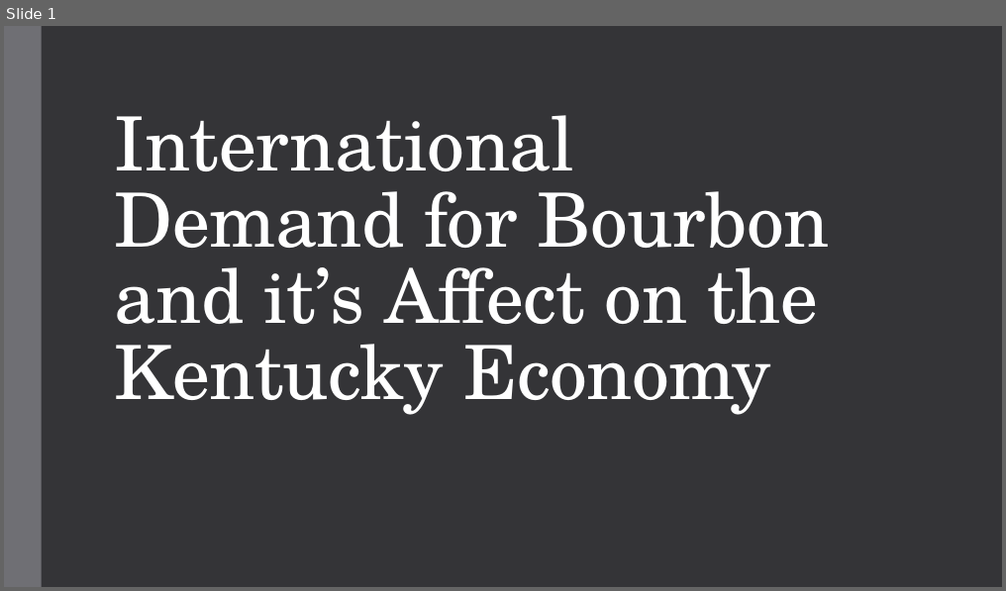
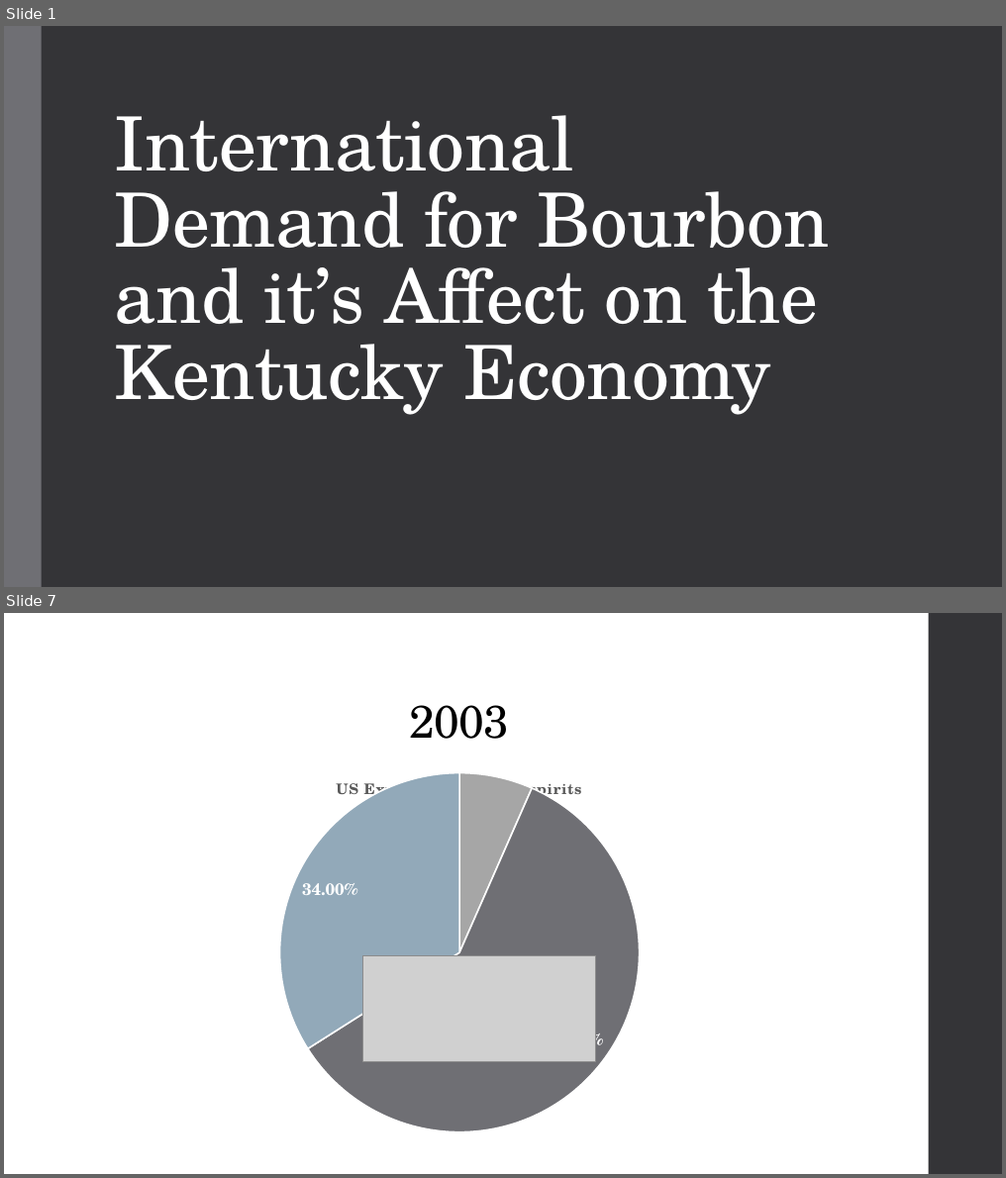
Before and after one commit to jblackett/ECON431ResearchPaper, a slide deck: Bourbon_Presentation.pptx. Shown one above the other, each under a label of ours: slide 1 before the commit, slides 1 and 7 after it; the slides between them are not shown. The pictures are 1006x591 and 1006x1178 pixels, drawn with LibreOffice and Linux fonts; fonts in the diff are those of the drawing; grey boxes stand for pictures. Boxes give left, top, right and bottom in pixels: in the first picture for what was removed or moved away, otherwise in the second. Text is boxed around its words. In the diff, an @@ line names an element or a change of style, - is before the commit and + after.

```diff
--- a/Bourbon_Presentation.pptx
+++ b/Bourbon_Presentation.pptx
@@ slide 7 added at (4,613,1002,1174), background #FFFFFF @@
@@ rectangle added at (929,613,1002,1174), fill #353537 @@
@@ title added at (409,705,509,739), 44 pt, text #000000 @@
+2003
@@ pie chart added at (91,762,828,1143) @@
+categories: 1, 2, 3
+Series 1: 0.066, 0.594, 0.34
@@ pie chart added at (107,762,811,1119) @@
+title "US Exports of Distilled spirits "
+categories: 1, 2
+Series 1: 66, 34
@@ picture added at (363,956,595,1062) @@
```
Also in this commit, not shown: 11 other slides added, 2 slides removed.
